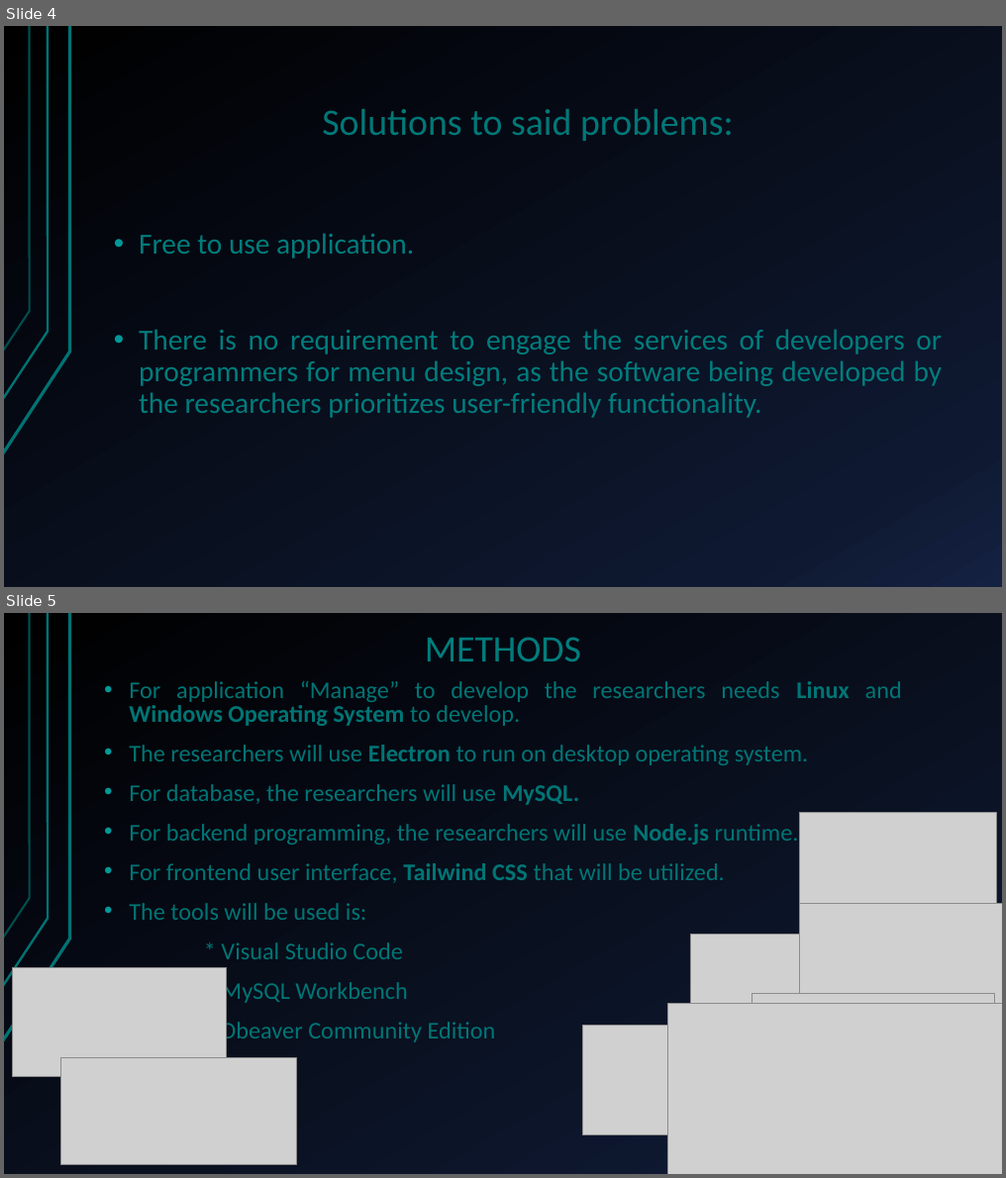
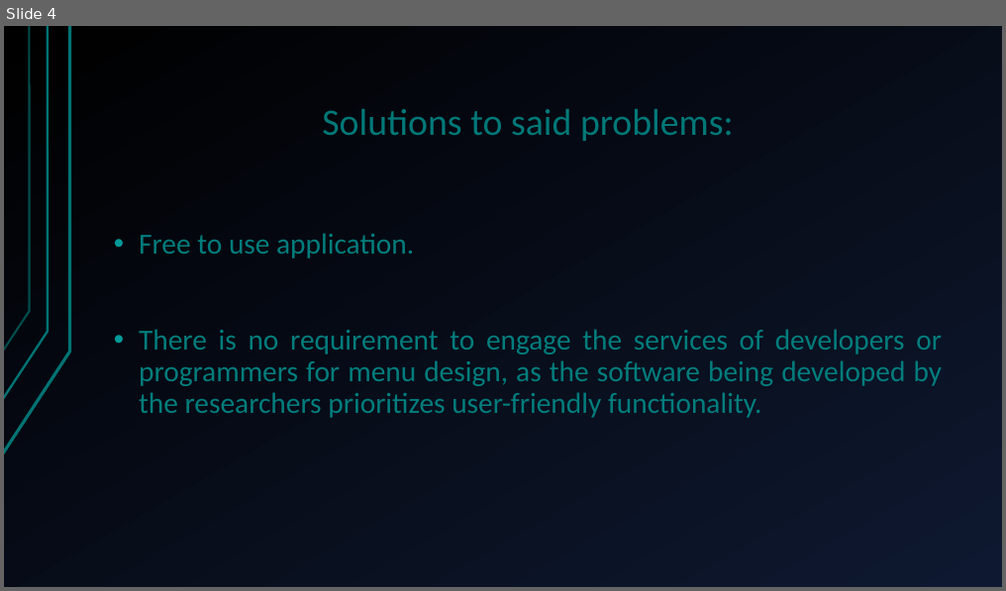
Before and after one commit to alexxGmZ/MenuMaApp, a slide deck: DOCS/FreEzMenu2.pptx. Shown one above the other, each under a label of ours: slides 4 and 5 before the commit, slide 4 after it. The pictures are 1006x1178 and 1006x591 pixels, drawn with LibreOffice and Linux fonts; fonts in the diff are those of the drawing; grey boxes stand for pictures. Boxes give left, top, right and bottom in pixels: in the first picture for what was removed or moved away, otherwise in the second. Text is boxed around its words. In the diff, an @@ line names an element or a change of style, - is before the commit and + after.

```diff
--- a/DOCS/FreEzMenu2.pptx
+++ b/DOCS/FreEzMenu2.pptx
@@ slide 5 removed at (4, 613, 1002, 1174), background gradient #000000 to #0F1931 to #142242; not listed: 3 template elements that a slide beside it also shows @@
@@ title removed at (425, 637, 581, 662) @@
-METHODS
@@ text removed at (129, 681, 902, 1046) @@
-• For application “Manage” to develop the researchers needs Linux and Windows Operating System to develop.
-• The researchers will use Electron to run on desktop operating system.
-• For database, the researchers will use MySQL.
-• For backend programming, the researchers will use Node.js runtime.
-• For frontend user interface, Tailwind CSS that will be utilized.
-• The tools will be used is:
-* Visual Studio Code
-* MySQL Workbench
-* Dbeaver Community Edition
@@ picture removed at (799, 812, 997, 923) @@
@@ picture removed at (799, 904, 1002, 1029) @@
@@ picture removed at (690, 934, 863, 1017) @@
@@ picture removed at (12, 967, 227, 1078) @@
@@ picture removed at (751, 994, 994, 1115) @@
@@ picture removed at (583, 1026, 758, 1136) @@
@@ picture removed at (668, 1003, 1002, 1174) @@
@@ picture removed at (60, 1059, 297, 1165) @@
@@ slide 4 changed as well @@
@@ background gradient #000000 to #0F1931 to #142242 to gradient #000000 to #0E1830 @@
```
Also in this commit, not shown: 3 other slides changed, 3 slides added, 1 other file.
